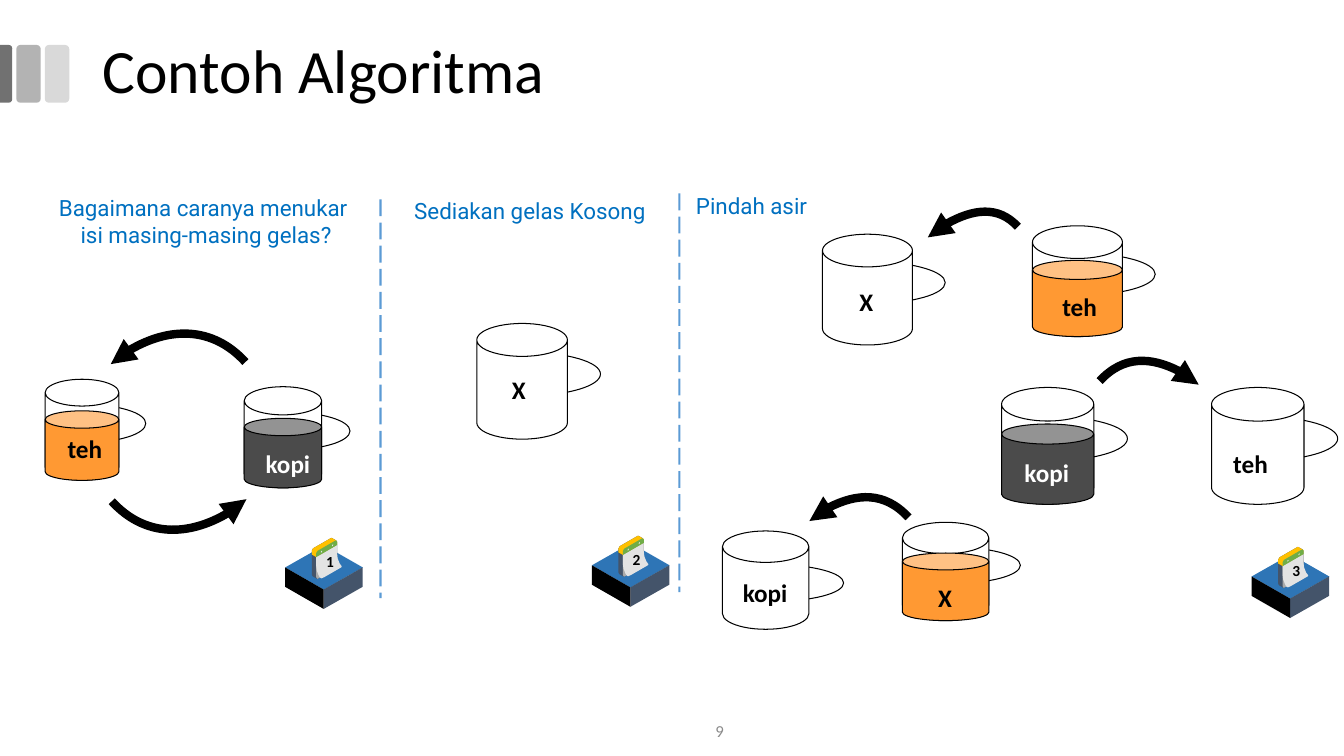
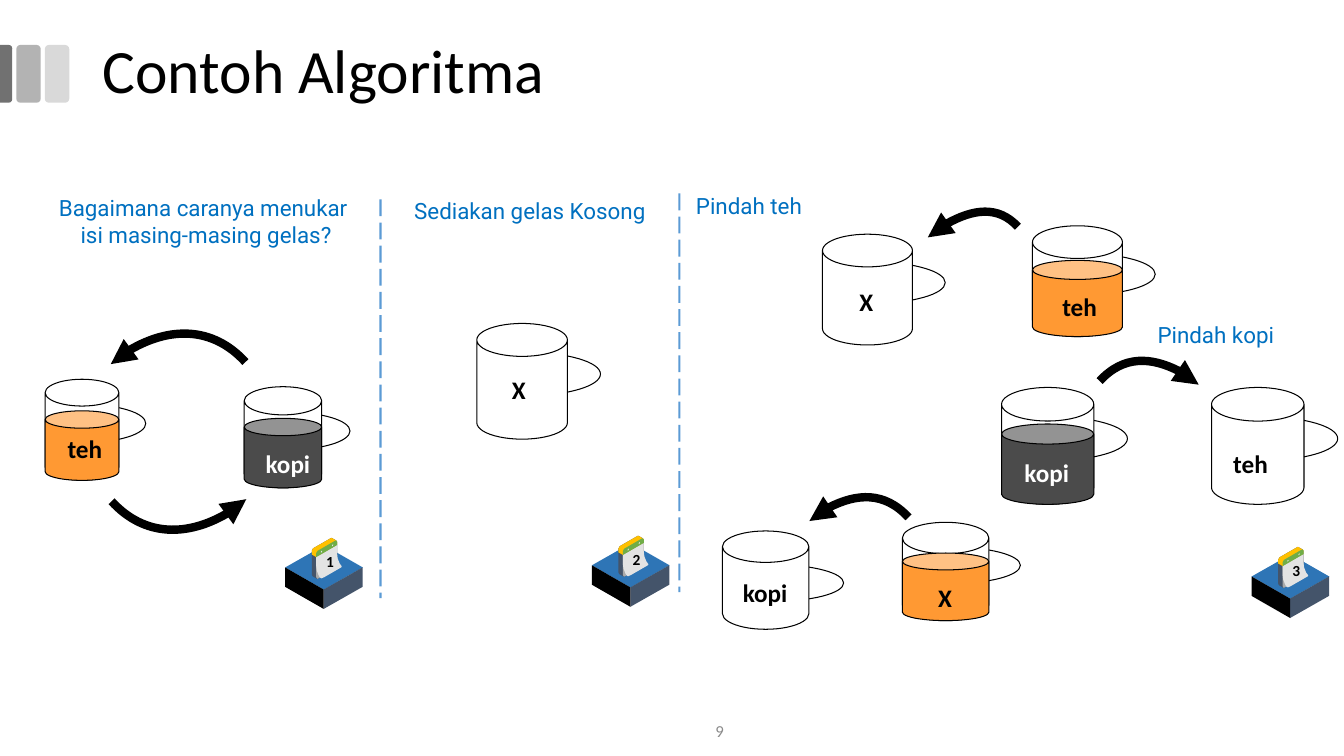
Before and after one commit to miftanurfarid/algoritme_pemrograman, a slide deck: slide 9 of slide/pertemuan_01/pertemuan_01.odp. Drawn at 1344x756 pixels with LibreOffice and Linux fonts; fonts in the diff are those of the drawing; background and template pictures are left out. Boxes give left, top, right and bottom in pixels: in the first picture for what was removed or moved away, otherwise in the second. Text is boxed around its words. In the diff, an @@ line names an element or a change of style, - is before the commit and + after.

```diff
--- a/slide/pertemuan_01/pertemuan_01.odp
+++ b/slide/pertemuan_01/pertemuan_01.odp
@@ text at box(696, 197, 801, 215): text changed @@
-Pindah asir
+Pindah teh
@@ text added at box(1158, 326, 1274, 348), 16 pt, text #0070C0 @@
+Pindah kopi
```
Also in this commit, not shown: 2 other slides changed, 2 slides added, 1 other file.
